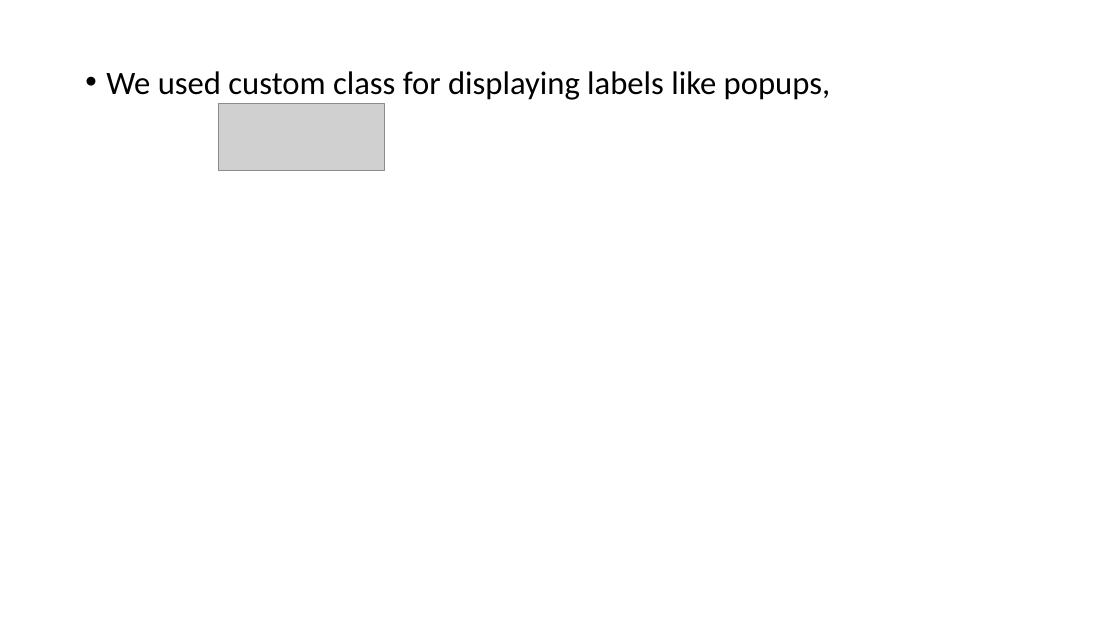
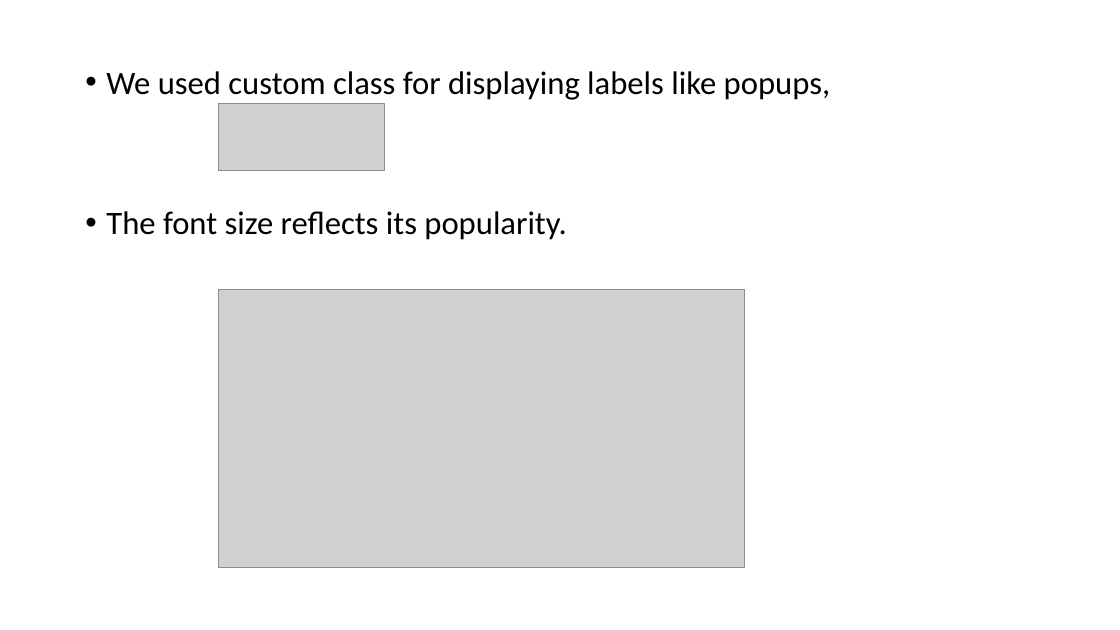
Before and after one commit to akhiln28/ontology_assignment2, a slide deck: slide 9 of presentation.pptx. Drawn at 1120x630 pixels with LibreOffice and Linux fonts; fonts in the diff are those of the drawing; grey boxes stand for pictures. Boxes give left, top, right and bottom in pixels: in the first picture for what was removed or moved away, otherwise in the second. Text is boxed around its words. In the diff, an @@ line names an element or a change of style, - is before the commit and + after.

```diff
--- a/presentation.pptx
+++ b/presentation.pptx
@@ text at (106, 211, 566, 240): paragraph added @@
+• The font size reflects its popularity.
@@ picture added at (218, 290, 744, 568) @@
```
Also in this commit, not shown: 6 other slides changed, 6 other files.
